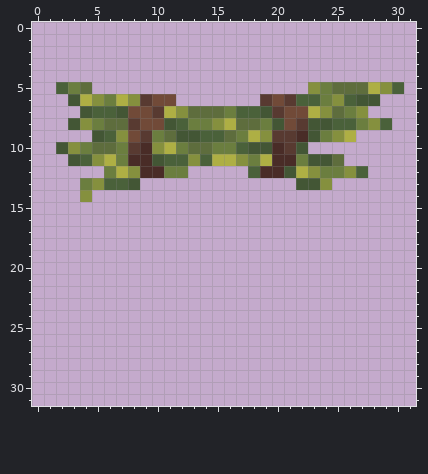
A pixel-art sprite gets an edit: Resources/Textures/_CP14/Objects/Materials/flora.rsi/grass_material3.png. That is the earlier state.
The file is 32x32 pixels. The old version is drawn lined up with the new one.
After:
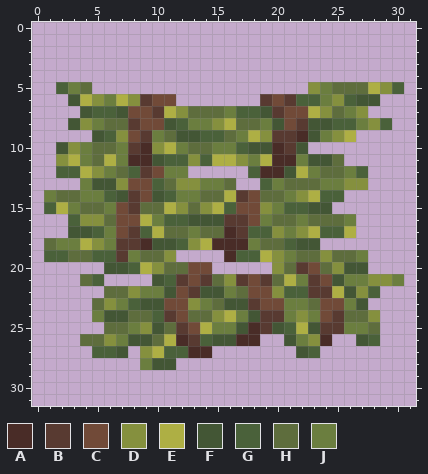
Palette (. is transparent): A #492c27  B #583a31  C #714a38  D #85903e  E #aeaf44  F #435635  G #4a613a  H #5e6d3d  J #6b7e3f
Change:
whole drawing moved by +0,-7 (the old picture is shown already moved)
y 11: x 2..5 .FGD -> DEJH
y 12: x 2..5 .... -> GGED; x 7..10 EDAA -> HGBC; x 23..26 DJJD -> JHHJ
y 13: x 5..16 DGGF........ -> FFDCCGHDDJJH; x 19..27 ...FFD... -> GJHHHJJDD
y 14: x 1..25 ...D..................... -> JHHJJGFBCFGJJHHEBCHHJDEGG
y 15: x 1..24 ........................ -> GEJHHJCBHHEDHDEGCCDJGGFF
y 16: x 3..26 ........................ -> GDDHCCEJGGFFFBBCJHHJHHHJ
y 17: x 3..26 ........................ -> FFGJCBGEHHJHHABGGDJDEGGE
y 18: x 1..23 ....................... -> HJJEDJBBAFFGDEAAAJHHGFF
y 19: x 1..11 ........... -> GGHHGGBJHHD; x 16..27 ............ -> AGGEDJHHDHHJ
y 20: x 6..14 ......... -> FFGEDHHCC; x 20..27 ........ -> DHBCHDFF
y 21: x 4..5 .. -> HG; x 10..30 ..................... -> FGBCBHDBCBHEJBCFJJDDJ
y 22: x 6..28 ....................... -> HHDJJFCBFFJHCCDGGBBEFDG
y 23: x 5..27 ....................... -> HDJGFFCCDJHFFBCCJJHCCJF
y 24: x 5..28 ........................ -> JFFHHGBCHHDEJFBBJDJCBHHD
y 25: x 6..28 ....................... -> HHJDFHBCEJJFABFGEFBBJJH
y 26: x 4..18 ............... -> HHDJFFHEABGFFAA; x 21..24 .... -> FJDA; x 27..28 .. -> FG
y 27: x 5..7 ... -> GGF; x 9..14 ...... -> DEGGAA; x 22..23 .. -> FG
y 28: x 9..11 ... -> JFF
Boxes around the changes in both pictures, in picture pixels (x1, y1, x2, y2):
changed: (44, 154, 404, 370)
